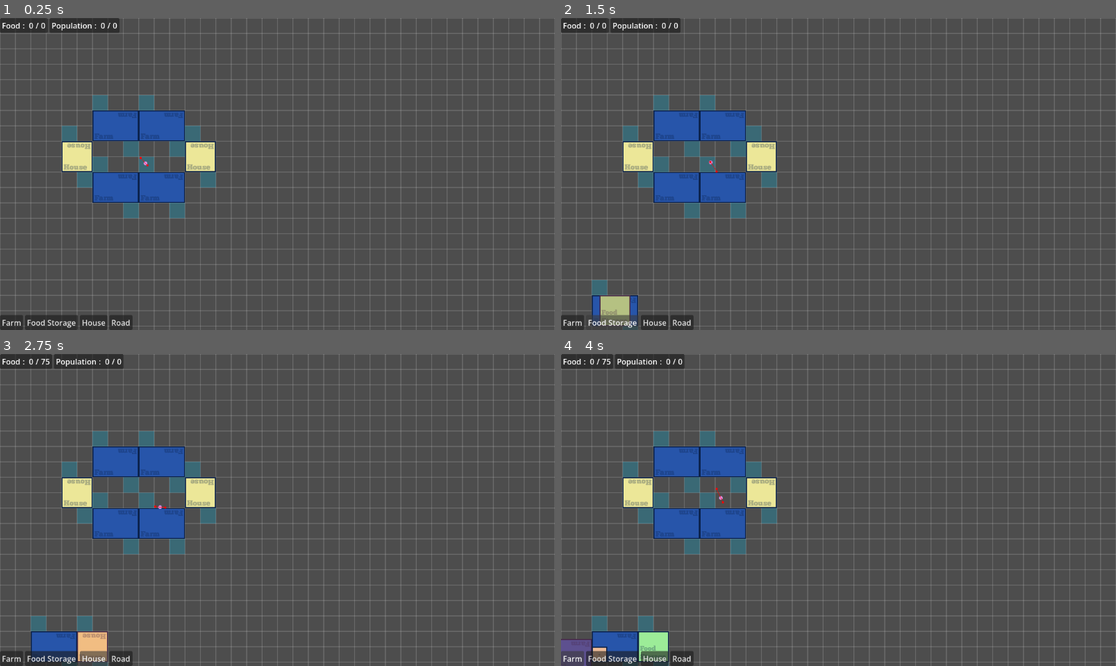
Above: before the commit, frames 1-4 (two rows, left to right).
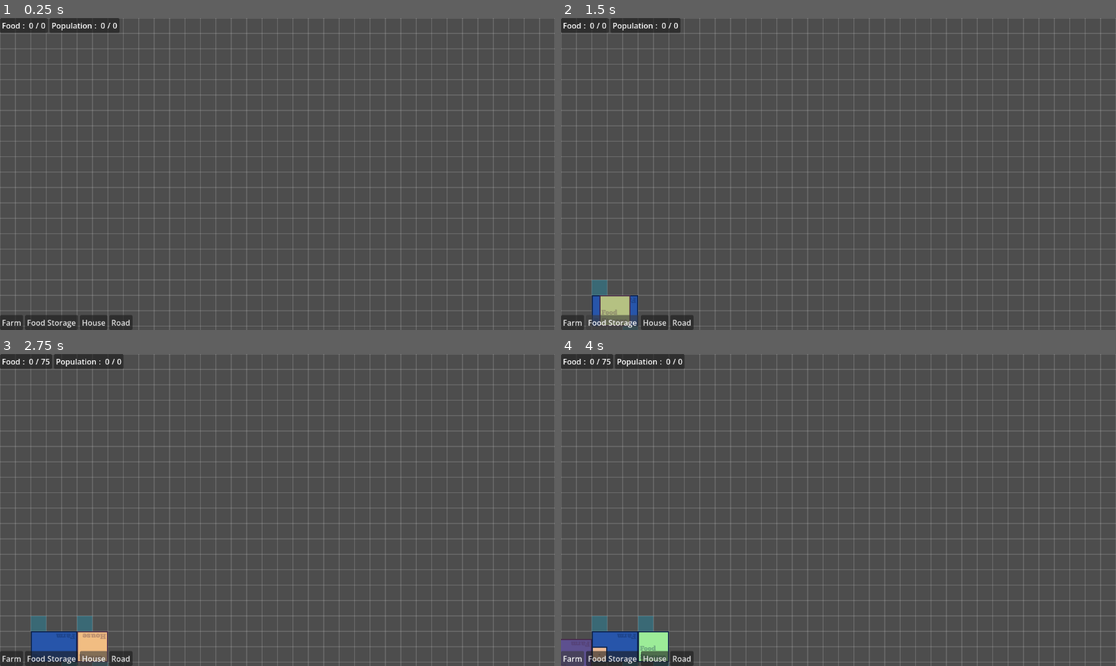
Above: after the commit, the same moments.

Repository: lacedon/western-town-sim
Game: Godot game, scene res://src/screens/game/game.tscn
Same seed, same stepped clock (60 frames per second), same inputs: the game is played once before the commit and once after it.
Inputs:
- Up to frame 1 (0.25 s): no input
- Up to frame 2 (1.5 s): click "Farm" at 0.5 s; click "Food Storage" at 1.25 s
- Up to frame 3 (2.75 s): click "House" at 2 s
- Up to frame 4 (4 s): click "Road" at 2.75 s; click "Farm" at 3.5 s

The runs differ from the first frame. In frame 1, 6.0% of the frame differs, in the area x 11-39%, y 24-65%; in frame 2, 6.0%; in frame 3, 6.0%; in frame 4, 6.0%.

Commit message:
Allow to hide buildings

Diff:
--- a/src/components/building/building.gd
+++ b/src/components/building/building.gd
@@ -38,6 +38,12 @@
   return createdBuilding
 
 func _ready() -> void:
+  if !self.visible:
+    setMode(BuildingMode.planing)
+    area2d.monitorable = false
+    area2d.monitoring = false
+    return
+
   _initBuilding()
 
   EventEmitter.addEmitter(events.ADD_ENVIRONMENT_OBSTACLE, self)
--- a/src/components/unit/unit.gd
+++ b/src/components/unit/unit.gd
@@ -14,6 +14,7 @@
 var _is_moving: bool = false
 
 func _ready() -> void:
+  if !self.visible: return
   if !unit: return
 
   sprite.texture = unit.texture
--- a/src/screens/game/game.tscn
+++ b/src/screens/game/game.tscn
@@ -22,31 +22,37 @@
 [node name="Buildings" type="Node2D" parent="." unique_id=254553398]
 
 [node name="Building" parent="Buildings" unique_id=2014447708 instance=ExtResource("2_cts34")]
+visible = false
 position = Vector2(336, 224)
 mode = 1
 building = ExtResource("3_brlkd")
 
 [node name="Building2" parent="Buildings" unique_id=1711132683 instance=ExtResource("2_cts34")]
+visible = false
 position = Vector2(240, 224)
 mode = 1
 building = ExtResource("3_brlkd")
 
 [node name="Building3" parent="Buildings" unique_id=1689777698 instance=ExtResource("2_cts34")]
+visible = false
 position = Vector2(416, 288)
 mode = 1
 building = ExtResource("4_brlkd")
 
 [node name="Building4" parent="Buildings" unique_id=759877871 instance=ExtResource("2_cts34")]
+visible = false
 position = Vector2(160, 288)
 mode = 1
 building = ExtResource("4_brlkd")
 
 [node name="Building5" parent="Buildings" unique_id=809691596 instance=ExtResource("2_cts34")]
+visible = false
 position = Vector2(336, 352)
 mode = 1
 building = ExtResource("3_brlkd")
 
 [node name="Building6" parent="Buildings" unique_id=668414985 instance=ExtResource("2_cts34")]
+visible = false
 position = Vector2(240, 352)
 mode = 1
 building = ExtResource("3_brlkd")
@@ -54,6 +60,7 @@
 [node name="Units" type="Node2D" parent="." unique_id=449497547]
 
 [node name="Unit" parent="Units" unique_id=1511295046 instance=ExtResource("2_osde3")]
+visible = false
 position = Vector2(306, 306)
 unit = ExtResource("3_wd2ea")
 
